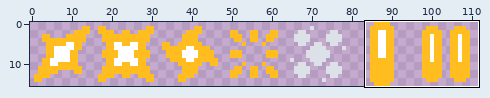
Sprite sheet: Assets/Bullet.png. The picture above shows the old version from afar; the outline marks the close-up.
Close-up. Before:
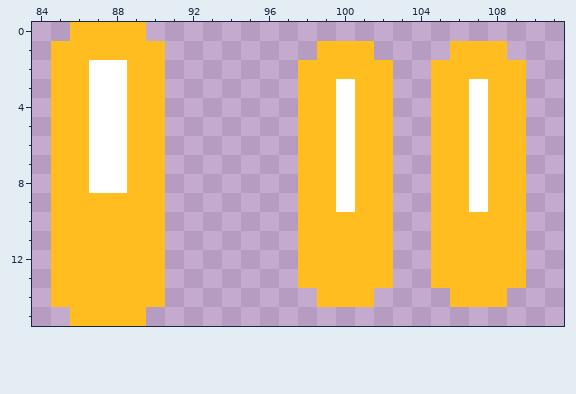
The file is 112x16 pixels. Shown: x 84..111, y 0..15.
The same view after the edit:
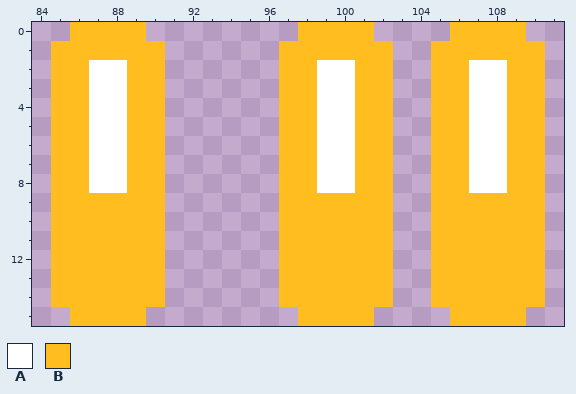
Palette (. is transparent): A #ffffff  B #ffbd20
The edit:
y 0: x 98..101 .... -> BBBB; x 106..109 .... -> BBBB
y 1: x 97..98 .. -> BB; x 102 . -> B; x 105 . -> B; x 109..110 .. -> BB
y 2: x 97 . -> B; x 99..100 BB -> AA; x 107..108 BB -> AA; x 110 . -> B
y 3..8: x 97 . -> B; x 99 B -> A; x 108 B -> A; x 110 . -> B
y 9: x 97 . -> B; x 100 A -> B; x 107 A -> B; x 110 . -> B
y 10..13: x 97 . -> B; x 110 . -> B
y 14: x 97..98 .. -> BB; x 102 . -> B; x 105 . -> B; x 109..110 .. -> BB
y 15: x 98..101 .... -> BBBB; x 106..109 .... -> BBBB
